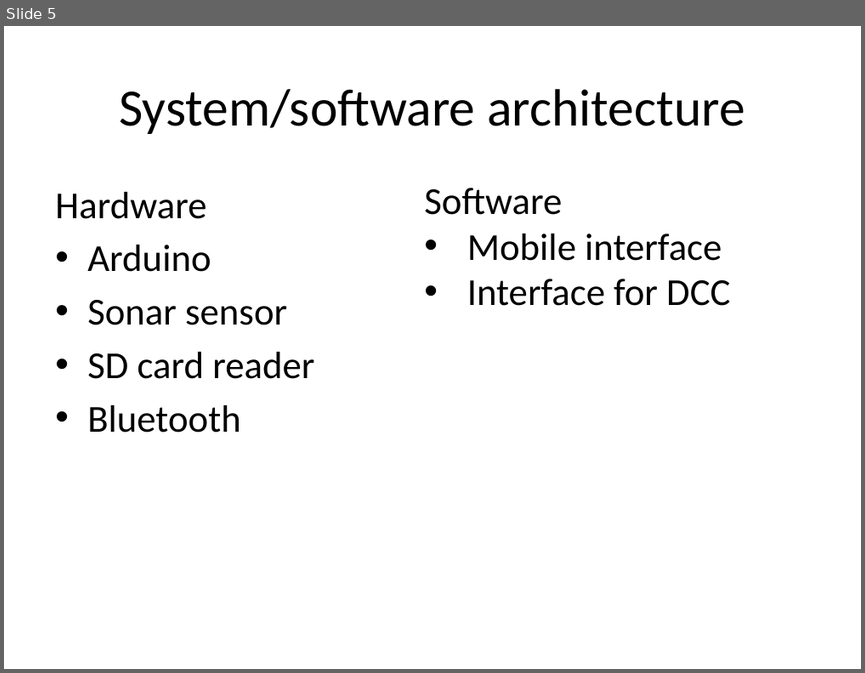
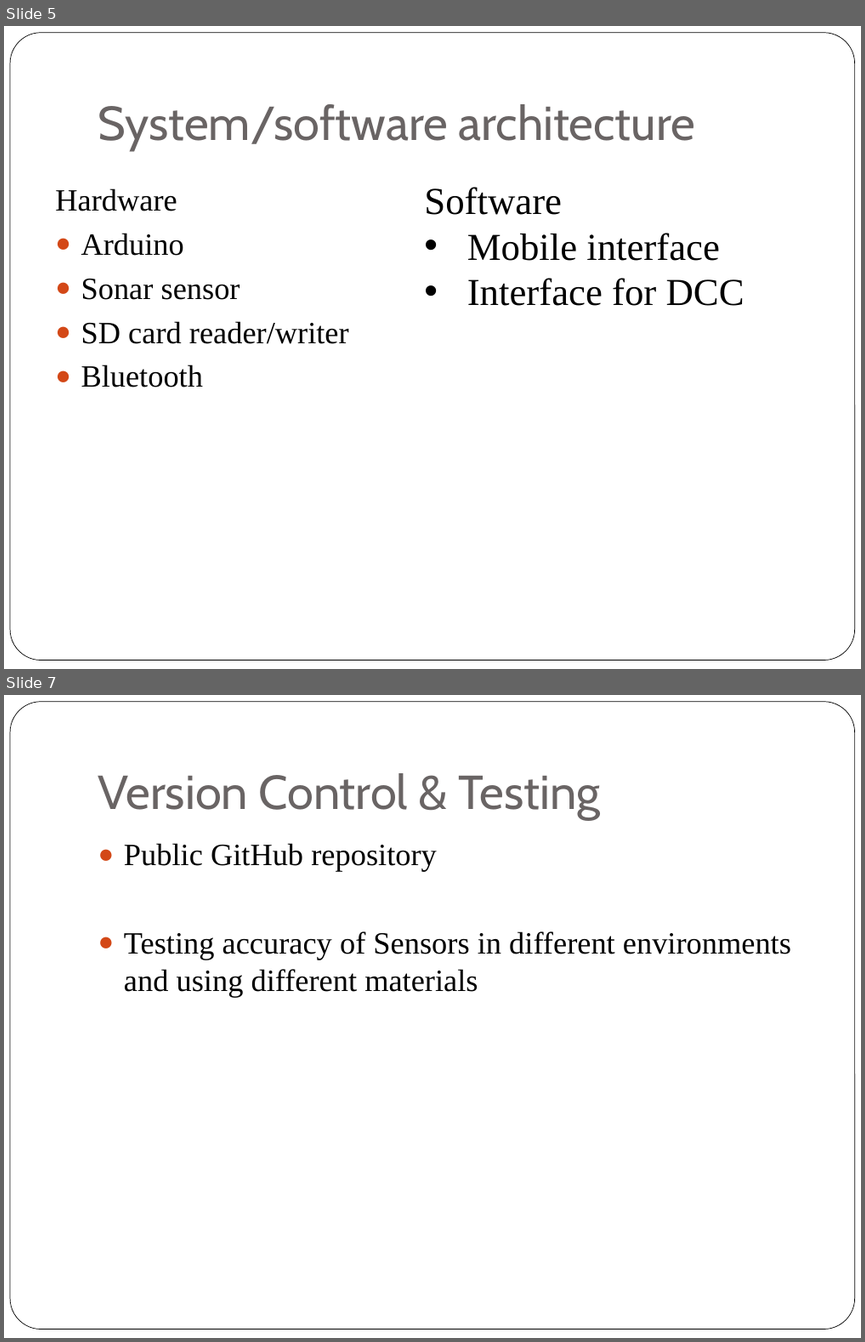
Before and after one commit to unverferthz/Project-2015, a slide deck: CZ Technical Defence.pptx. Shown one above the other, each under a label of ours: slide 5 before the commit, slides 5 and 7 after it; the slides between them are not shown. The pictures are 865x673 and 865x1342 pixels, drawn with LibreOffice and Linux fonts; fonts in the diff are those of the drawing. Boxes give left, top, right and bottom in pixels: in the first picture for what was removed or moved away, otherwise in the second. Text is boxed around its words. In the diff, an @@ line names an element or a change of style, - is before the commit and + after.

```diff
--- a/CZ Technical Defence.pptx
+++ b/CZ Technical Defence.pptx
@@ slide 7 added at box(4, 695, 861, 1338), background #FFFFFF; not listed: 1 template element that a slide beside it also shows @@
@@ title added at box(98, 773, 600, 820), 40 pt, text #696464 @@
+Version Control & Testing
@@ text added at box(124, 843, 791, 997), 26 pt, text #000000 @@
+● Public GitHub repository
+● Testing accuracy of Sensors in different environments and using different materials
@@ slide 5 changed as well @@
@@ rounded rectangle added at box(10, 33, 855, 660), fill #FFFFFF, outline #000000 0.5 pt @@
@@ title "System/software architecture": place and size @@
-title "System/software architecture" at box(119, 89, 744, 134)
+title "System/software architecture" at box(98, 104, 696, 151)
@@ title "System/software architecture" at box(98, 104, 696, 151): size 44 to 40 pt, font Calibri to Cabin, text colour #000000 to #696464; alignment centre to left; vertical alignment middle to bottom @@
@@ text "Software" at box(424, 187, 744, 306): font Calibri to Times New Roman @@
@@ text at box(55, 188, 240, 387): size 32 to 26 pt, font Calibri to Times New Roman in "Hardware", "Arduino", "Sonar sensor", "Bluetooth"; bullet • to ● @@
@@ text at box(81, 321, 349, 344): text changed; size 32 to 26 pt; font Calibri to Times New Roman @@
-• SD card reader
+● SD card reader/writer
```
Also in this commit, not shown: 7 other slides changed, 2 other slides added, 1 slide removed, 1 other file.
